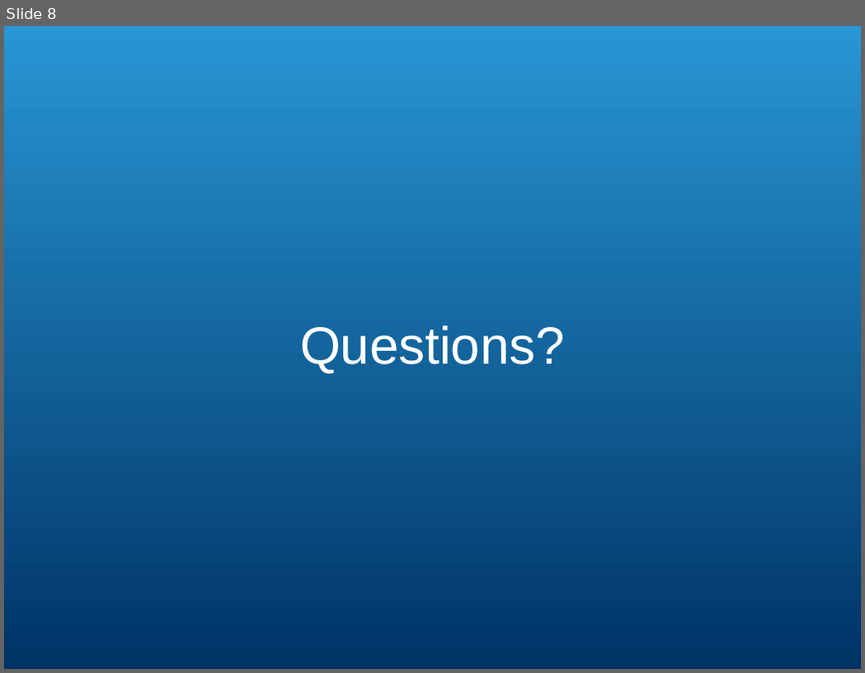
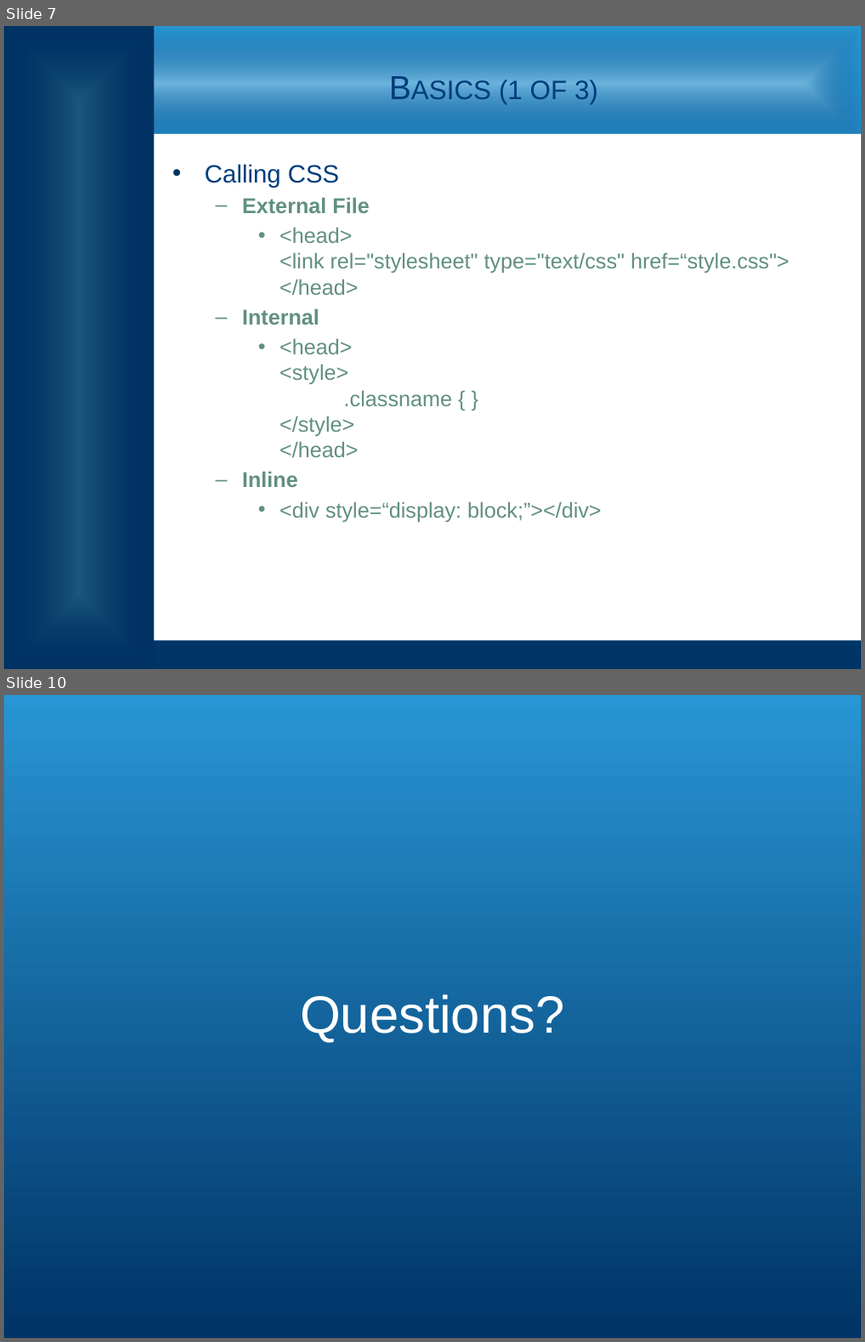
Before and after one commit to zithrandmir/sparkle, a slide deck: Extended Campuses/EC CSS HTML Presentation.pptx. Shown one above the other, each under a label of ours: slide 8 before the commit, slides 7 and 10 after it; the slides between them are not shown. The pictures are 865x673 and 865x1342 pixels, drawn with LibreOffice and Linux fonts; fonts in the diff are those of the drawing; background and template pictures are left out. Boxes give left, top, right and bottom in pixels: in the first picture for what was removed or moved away, otherwise in the second. Text is boxed around its words. In the diff, an @@ line names an element or a change of style, - is before the commit and + after.

```diff
--- a/Extended Campuses/EC CSS HTML Presentation.pptx
+++ b/Extended Campuses/EC CSS HTML Presentation.pptx
@@ slide 7 added at bbox=[4, 26, 861, 669], background #FFFFFF; not listed: 1 template element that a slide beside it also shows @@
@@ rectangle added at bbox=[4, 26, 861, 140], fill gradient #89C3E5 to #003264 @@
@@ rectangle added at bbox=[4, 26, 154, 669], fill #003264 @@
@@ rectangle added at bbox=[4, 26, 154, 669], fill gradient #1B587C to #003264 @@
@@ title added at bbox=[499, 80, 598, 104], 28 pt, text #003D7C, small capitals @@
+Basics (1 of 3)
@@ rectangle added at bbox=[4, 134, 861, 641], fill #FFFFFF @@
@@ text added at bbox=[205, 164, 789, 522], 18 pt, text #619080 @@
+• Calling CSS
+  – External File
+    • <head>
+      <link rel="stylesheet" type="text/css" href=“style.css">
+      </head>
+  – Internal
+    • <head>
+      <style>
+      .classname { }
+      </style>
+      </head>
+  – Inline
+    • <div style=“display: block;”></div>
@@ text added at bbox=[177, 344, 414, 436], 28 pt, text #FFFFFF @@
+CLICK TO EDIT MASTER TITLE STYLE
@@ what was slide 8 is now slide 10 @@
```
Also in this commit, not shown: 2 slides changed, 2 other slides added, 1 slide removed.
